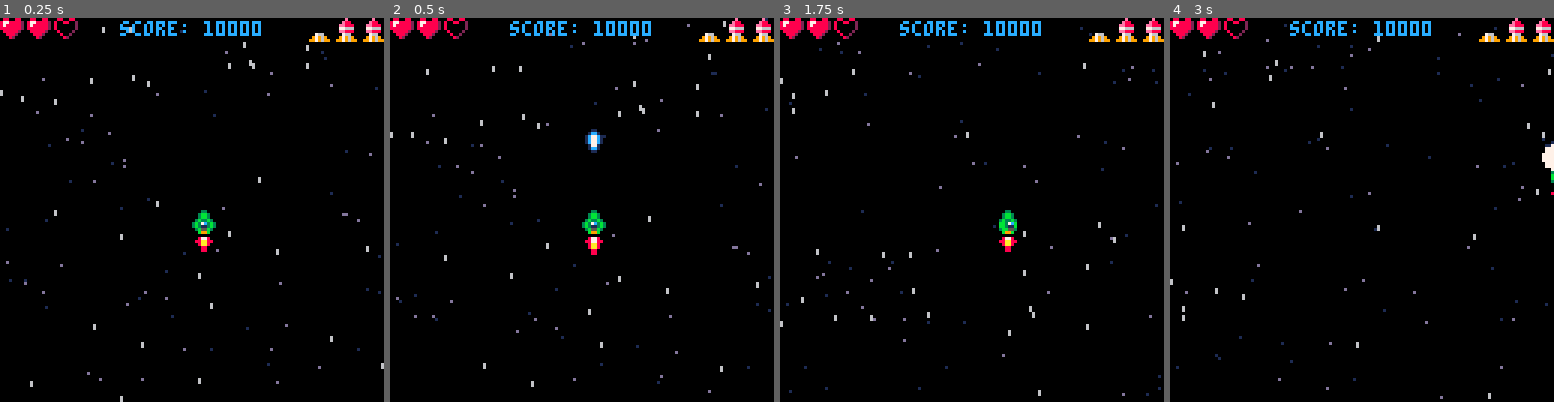
Above: before the commit, frames 1-4 (left to right).
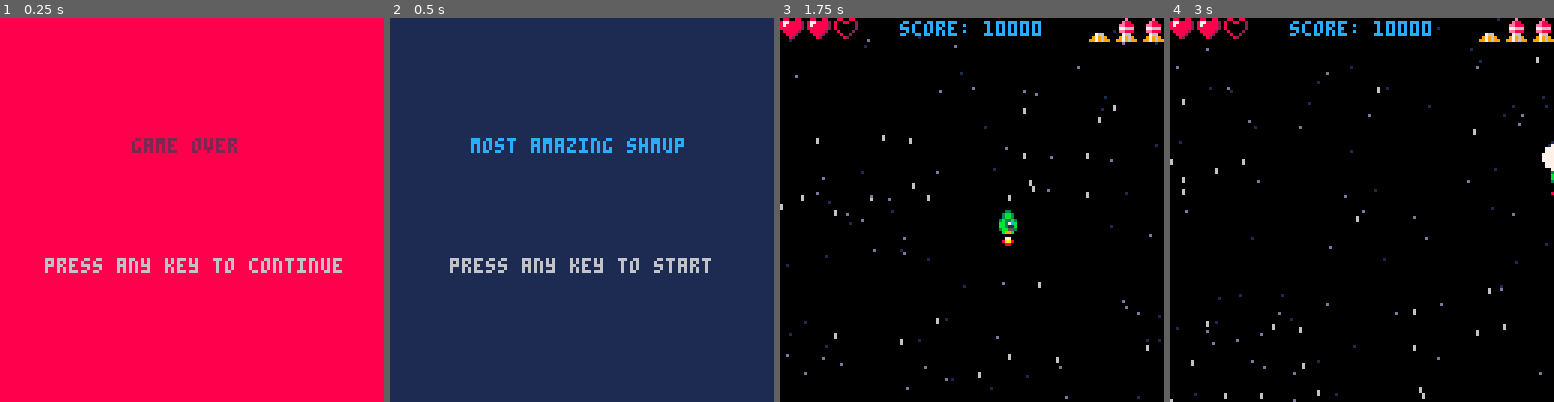
Above: after the commit, the same moments.

Repository: joaquimgamero/pico8-shmup
Game: PICO-8 cartridge shmup.p8
Two runs of this game, one before a commit and one after it. Both use one fixed random seed, a clock stepped at 60 frames per second and the inputs below.
Inputs:
- Up to frame 1 (0.25 s): no input
- Up to frame 2 (0.5 s): tap X (X key) at 0.33 s
- Up to frame 3 (1.75 s): tap O (Z key) at 0.7, 1.7 s; tap X (X key) at 1.07 s; hold Right from 1.6 s (still down)
- Up to frame 4 (3 s): tap X (X key) at 1.85, 2.97 s; release Right at 2.1 s; tap O (Z key) at 2.1, 2.5, 2.9 s; hold Up 2.15-2.42 s; hold Right from 2.47 s (still down)

The runs differ from the first frame. In frame 1, 99% of the frame differs, in the area x 0-100%, y 0-100%; in frame 2, 100%; in frame 3, 1.6%; in frame 4, 1.5%.

Commit message:
feat: divide game in different modes

Diff:
--- a/shmup.p8
+++ b/shmup.p8
@@ -1,10 +1,39 @@
 pico-8 cartridge // http://www.pico-8.com
 version 41
 __lua__
--- main pico-8 code
+-- main
 
 function _init()
- cls()
+ cls(0)
+
+ mode='over'
+ blink_time=1
+end
+
+function _update()
+ blink_time+=1
+
+ if mode=='start' then
+  update_start()
+ elseif mode =='game' then
+  update_game()
+ elseif mode=='over' then
+  update_over()
+ end
+end
+
+function _draw()
+ if mode=='start' then
+  draw_start()
+ elseif mode=='game' then
+  draw_game()
+ elseif mode=='over' then
+  draw_over()
+ end
+end
+
+function start_game()
+ mode='game'
 
  -- globals
  g_speed = 2
@@ -39,7 +68,10 @@
  bombs = 2
 end
 
-function _update()
+-->8
+--update funcs
+
+function update_game()
  ship.x_speed = 0
  ship.y_speed = 0
  ship_spr = 2
@@ -64,7 +96,26 @@
  end
 end
 
-function _draw()
+
+
+
+function update_start()
+ if btnp(4) or btnp(5) then
+  start_game()
+ end
+end
+
+
+
+function update_over()
+ if btnp(4) or btnp(5) then
+  mode='start'
+ end
+end
+-->8
+-- draw funcs
+
+function draw_game()
  cls(0)
 
  render_starfield()
@@ -114,6 +165,22 @@
 
 
 
+
+function draw_start()
+ cls(1)
+
+ print('most amazing shmup',27,40,12)
+ print('press any key to start',20,80,blink())
+end
+
+
+
+function draw_over()
+ cls(8)
+
+ print('game over',44,40,2)
+ print('press any key to continue',15,80,blink())
+end
 -->8
 -- private methods
 
@@ -213,6 +280,18 @@
   speed=spd,
   clr=clr,
  }
+end
+
+function blink()
+ local blink_anim={
+  5,5,5,5,6,6,7,7,6,6,5,5
+ }
+
+ if blink_time>count(blink_anim) then
+  blink_time=1
+ end
+
+ return blink_anim[blink_time]
 end
 __gfx__
 00000000000330000003300000033000000000000000000000000000000000000000000000000000000000000880088008800880000000000000000000000000
